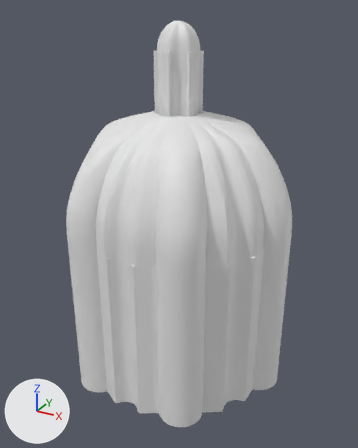
What one commit did to the glTF model models/grammar/grammar_03.glb.
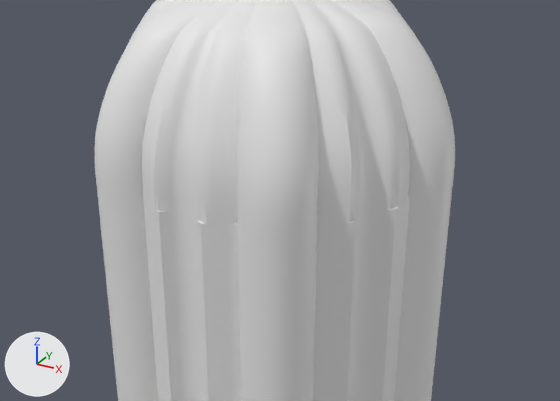
Each version appears first whole from a 50 mm lens placed at (2.57, -4.67, 4.13), pointed at (0.04, -0.06, 1.83), and next in a close-up on the part from 2% to 100% of the width and 28% to 84% of the height. The lights are fixed; the arrows at lower left show +X, +Y and +Z. The last two pictures show the newer version.

Objects in the first close-up: 'vault_0', 'walls' and 1 more.
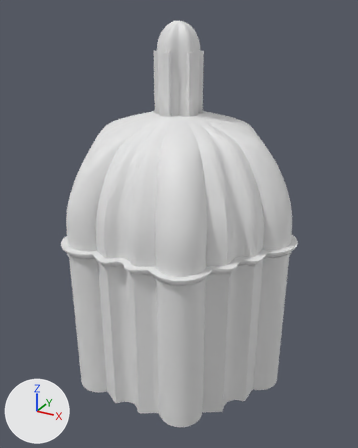
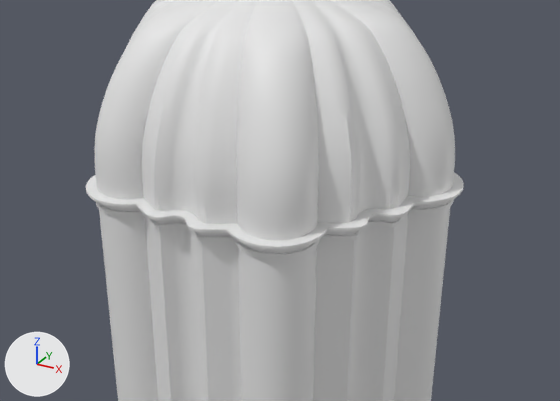
Where the change shows, as pixel boxes (x1, y1, x2, y2) in the close-ups (560 x 401 px):
'cornice_out', added
    after: (86, 172, 464, 259)

Edits to the bpy script that builds the scene:
```text
Add me_cornice_out:
    me_cornice_out.from_pydata(...)  # 2880 vertices, 5760 faces; spans x -1.4..1.4, y -1.27..1.27, z 1.73..1.84
Add ob_cornice_out:
    ob_cornice_out = bpy.data.objects.new('cornice_out', me_cornice_out)
    ob_cornice_out.location = (0.0, 0.0, 0.0)
```
